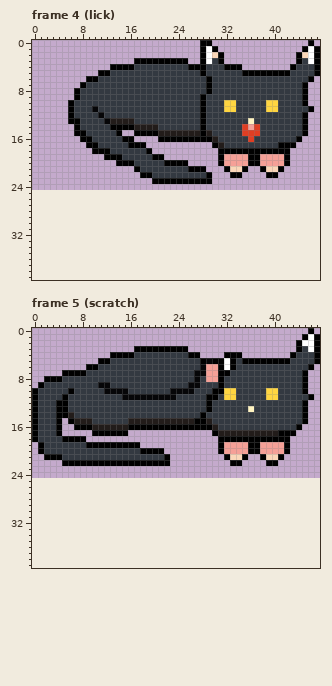
Pixel-art file -- assets/main_menu_cat.ase. Above: the version before the commit.
48x25 pixels, 6 frames. Shown: frame 4 (lick), frame 5 (scratch). The old version is drawn lined up with the new one, on the new canvas. The commit also changed other frames, which this record leaves out.
After the commit:
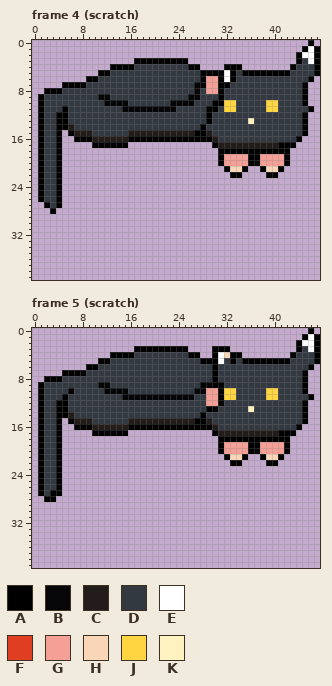
Palette (. is transparent): A #000000  B #060608  C #221c1a  D #333941  E #ffffff  F #df3e23  G #f5a097  H #fad6b8  J #ffd541  K #fef3c0
Change:
canvas 48x25 -> 48x40
Frame 4 (scratch):
y 0: x 28..29 AA -> ..
y 1: x 28..30 AEA -> ...
y 2: x 28..31 AEHA -> ....; x 45 H -> E
y 3: x 28..31 AEDA -> ....
y 4: x 28..31 ADDD -> ....
y 5: x 29..33 DDDDD -> BAAEA
y 6: x 28..33 DADDDD -> BGGAEA
y 7: x 5..7 ... -> AAA; x 27..32 DDADDD -> BBGGAA
y 8: x 2..7 .....A -> AAADDD; x 27 D -> B; x 29..31 ADD -> GGA
y 9: x 1..7 ......A -> ADDDDDD; x 11..12 DD -> BB; x 26..28 DDA -> BBD; x 31 D -> A
y 10: x 1..6 .....A -> ADDDDD; x 12..15 DDDD -> BBBB; x 23..26 DDDD -> BBBB; x 28 A -> D; x 30..31 DD -> AA
y 11: x 1..6 .....A -> ADDDAD; x 10 B -> D; x 15..23 DDDDDDDDD -> BBBBBBBBB; x 28..30 ADD -> DAA
y 12: x 1..6 .....A -> ADDAAD; x 11 B -> D; x 28..29 AD -> DA
y 13: x 1..7 .....AA -> ADDAADD; x 12..16 BCCCC -> DDDDD; x 28..29 AD -> DA
y 14: x 1..7 ......A -> ADDAACD; x 13..20 AAAACCCC -> DDDDDDDD; x 35..37 FGF -> DDD
y 15: x 1..4 .... -> ADDA; x 6..9 .AAD -> ACCC; x 14..20 A..AAAA -> DDCCCCC; x 27 C -> A; x 35..37 FFF -> DDD
y 16: x 1..4 .... -> ADDA; x 7 . -> A; x 10..15 DDDDDA -> CCCCCC; x 17..20 .... -> AAAA; x 36 F -> D
y 17: x 1..4 .... -> ADDA; x 9 A -> .; x 11..18 DDDDDAAA -> AAAAA...; x 32..40 DDDDDDDDD -> CCCCCCCCC
y 18: x 1..4 .... -> ADDA; x 10..19 AAADDDDDDA -> ..........
y 19: x 1..4 .... -> ADDA; x 12..21 AAADDDDDAA -> ..........
y 20: x 1..4 .... -> ADDA; x 14..25 AAADDDDDAAAA -> ............
y 21: x 1..4 .... -> ADDA; x 17..28 ADDDDDDDDAAA -> ............
y 22: x 1..4 .... -> ADDA; x 18..29 AADDDDDDDDDA -> ............
y 23: x 1..4 .... -> ADDA; x 20..29 AAAAAAAAAA -> ..........
y 24..26: x 1..4 .... -> ADDA
y 27: x 2..4 ... -> ADA
y 28: x 3 . -> A
Frame 5 (scratch):
y 3: x 30..32 ... -> AAA
y 4: x 30..32 ..A -> AEH
y 5: x 29 B -> A; x 31..32 AE -> ED
y 6: x 28..33 BGGAEA -> DDADDD
y 7: x 27..32 BBGGAA -> DDDADD
y 8: x 27 B -> D; x 29..31 GGA -> DAD
y 9: x 26..30 BBDDD -> DDABA
y 10: x 0..1 AD -> .A; x 23..30 BBBBDDDA -> DDDDBBGG
y 11: x 0..1 AD -> .A; x 24..26 DDD -> BBB; x 29..31 AAD -> GGA
y 12: x 0..1 AD -> .A; x 29..31 ADD -> GGA
y 13: x 0..1 AD -> .A; x 30 D -> B
y 14..17: x 0..1 AD -> .A
y 18: x 0..1 AD -> .A; x 4..8 DAAAA -> A....
y 19: x 4..17 DDDDDAAAAAAAAA -> A.............
y 20: x 4..21 DDDDDDDDDDDDDDAAAA -> A.................
y 21: x 1..3 .AA -> ADD; x 5..22 DDDDDDDDDDDDDDDDDA -> ..................
y 22: x 1..22 ....AAAAAAAAAAAAAAAAAA -> ADDA..................
y 23..26: x 1..4 .... -> ADDA
y 27: x 1..4 .... -> ADAA
y 28: x 2..3 .. -> AA
